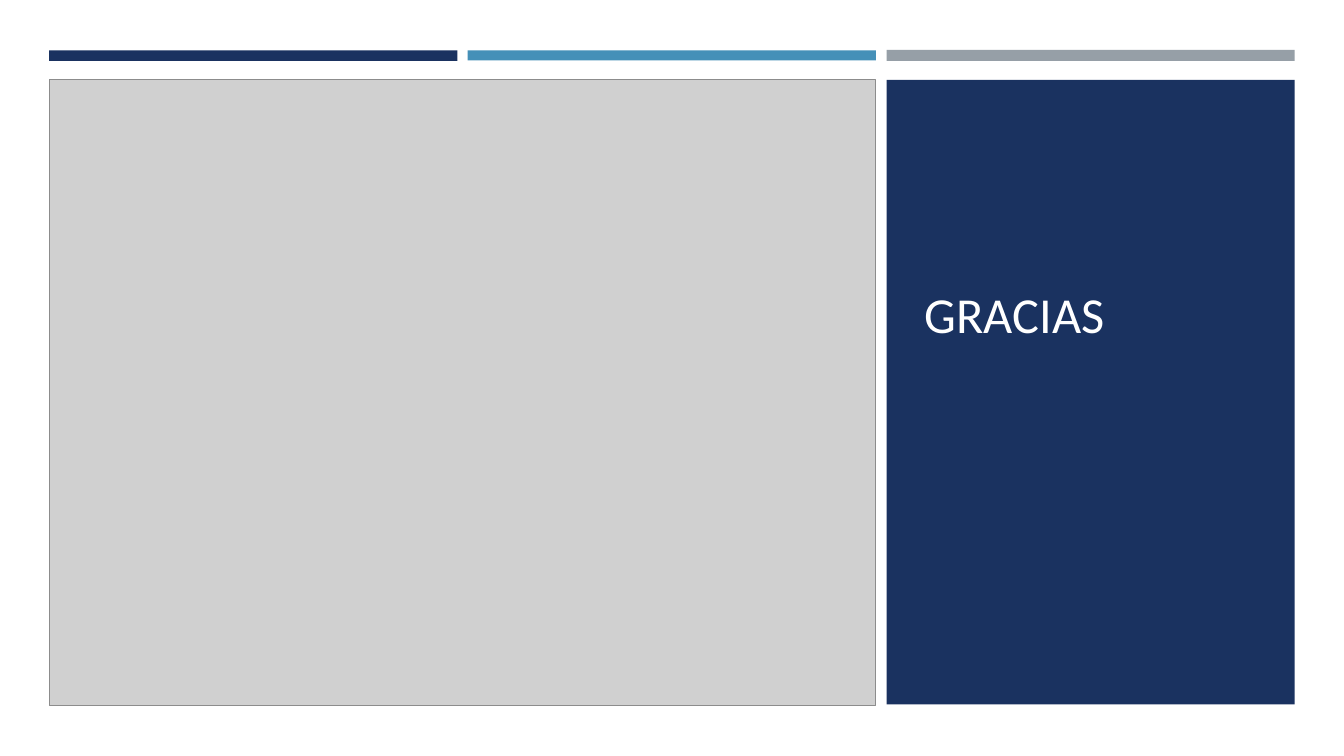
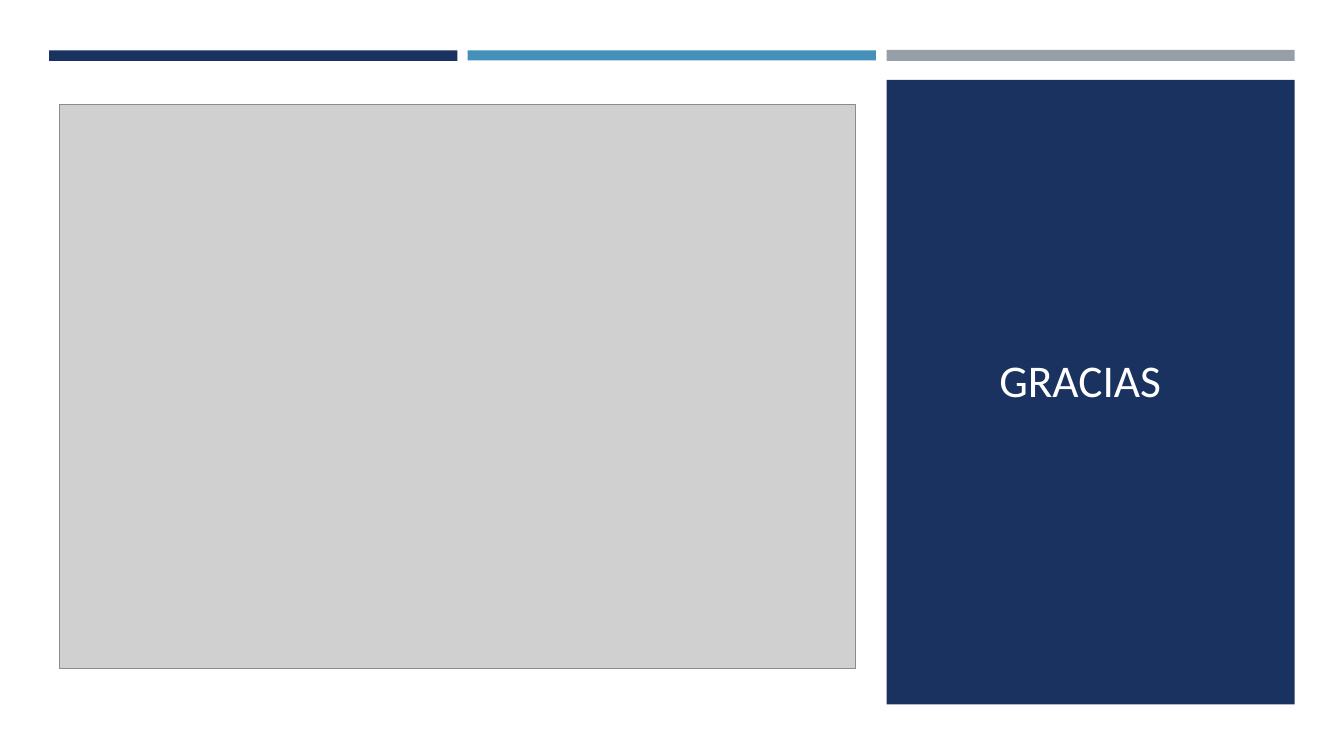
Before and after one commit to JuJoarias/TFG, a slide deck: slide 11 of presentacion/presentacion.pptx (slide 4 before the commit). Drawn at 1344x756 pixels with LibreOffice and Linux fonts; fonts in the diff are those of the drawing; grey boxes stand for pictures. Boxes give left, top, right and bottom in pixels: in the first picture for what was removed or moved away, otherwise in the second. Text is boxed around its words. In the diff, an @@ line names an element or a change of style, - is before the commit and + after.

Commit message:
presentacion

```diff
--- a/presentacion/presentacion.pptx
+++ b/presentacion/presentacion.pptx
@@ picture: place and size @@
-picture at <box>49,80,876,706</box>
+picture at <box>59,105,856,668</box>
@@ title "GRACIAS": place and size @@
-title "GRACIAS" at <box>925,300,1105,334</box>
+title "GRACIAS" at <box>999,367,1161,398</box>
@@ title "GRACIAS" at <box>999,367,1161,398</box>: size 36 to 32.4 pt @@
```
Also in this commit, not shown: 1 other slide changed, 8 slides added, 1 slide removed.
